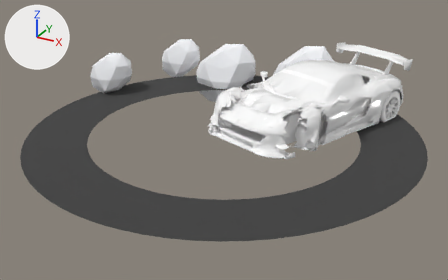
A saved change to the FBX model meshy_test_0/models/red_race_car/red_race_car.fbx.
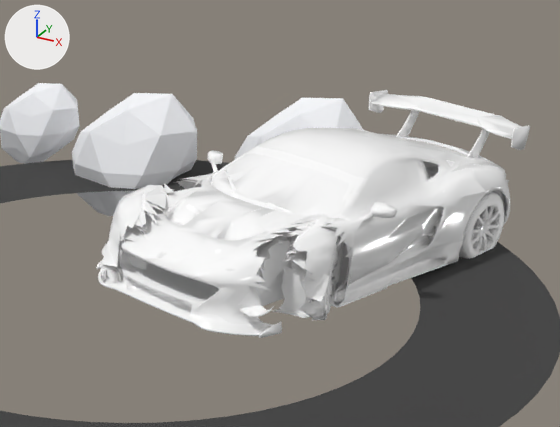
There are two pictures of each version: one whole from a 50 mm lens placed at (2.26, -4.11, 1.74), pointed at (-0.04, 0.07, -0.35), one close up on the part from 36% to 95% of the width and 0% to 72% of the height. The lights are fixed; the arrows at upper left show +X, +Y and +Z. The first two pictures are the older version. Where no turn or scale is listed for an object, it has been applied to the vertices. Vertices at exactly the same position are counted once.

The first close-up shows 'Car_Chassis', 'Donut_Skid_Marks', 'Smoke_RL_06', 'Smoke_RL_07', 'Smoke_RR_07', 'Wheel_FL', 'Wheel_FR', 'Wheel_RL'.
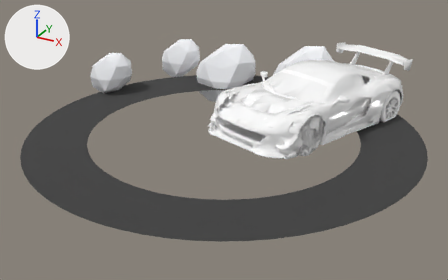
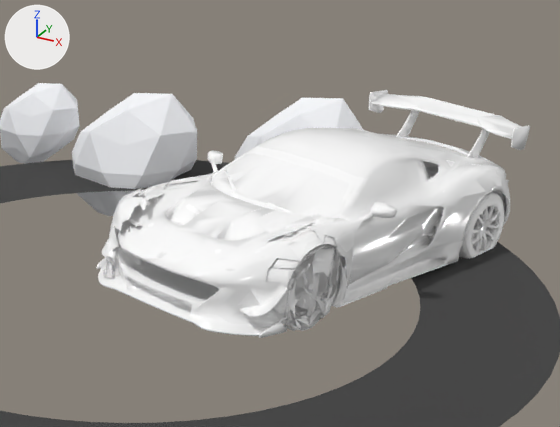
Pixel boxes (x1, y1, x2, y2) of what changed, in the close-ups (560 x 427 px):
'Wheel_FL', reshaped: before (274, 214, 344, 320); after (290, 214, 340, 315)
'Wheel_FR', reshaped: before (101, 183, 174, 284); after (102, 187, 166, 279)
part 1 of me_wheel_fr_mesh, deleted: before (101, 183, 174, 284)
part 2 of me_wheel_fl_mesh, deleted: before (274, 214, 342, 320)
part 3 of me_mesh_0, built on: after (253, 223, 348, 333)
part 4 of me_mesh_0, reshaped (mostly hidden): after (105, 179, 198, 260)

Diff of the bpy script that builds the scene:
```diff
--- a/meshy_test_0/models/red_race_car/red_race_car.fbx.py
+++ b/meshy_test_0/models/red_race_car/red_race_car.fbx.py
@@ me_wheel_fr_mesh @@
 # used by ob_wheel_fr; location = (0.051, -0.076, -0.032)
-me_wheel_fr_mesh.from_pydata(...)  # 1489 vertices, 2830 faces; spans x -0.094..0.175, y -0.237..0.225, z -0.186..0.173
+me_wheel_fr_mesh.from_pydata(...)  # 996 vertices, 1519 faces; spans x -0.088..0.138, y -0.219..0.201, z -0.186..0.173
+# me_wheel_fr_mesh part 1: 493 vertices removed from x -0.094..0.175, y -0.237..0.225, z -0.18..0.169
 me_wheel_fr_mesh.materials.append(mat_material_001)
@@ me_wheel_fl_mesh @@
 # used by ob_wheel_fl; location = (0.74, 0.069, -0.061)
-me_wheel_fl_mesh.from_pydata(...)  # 1484 vertices, 2821 faces; spans x -0.146..0.093, y -0.252..0.244, z -0.19..0.171
+me_wheel_fl_mesh.from_pydata(...)  # 932 vertices, 1379 faces; spans x -0.137..0.092, y -0.198..0.217, z -0.189..0.171
+# me_wheel_fl_mesh part 2: 547 vertices removed from x -0.146..0.093, y -0.252..0.244, z -0.19..0.167
+# other edits to the shape of me_wheel_fl_mesh do not show in these pictures
 me_wheel_fl_mesh.materials.append(mat_material_001)
@@ me_mesh_0 @@
 # used by ob_car_chassis; parent = ob_donut_root; location = (0.559, 0.549, 0.0); rotation_euler = (0.0244, 0.0559, 1.289), in degrees (1.4, 3.2, 74)
-me_mesh_0.from_pydata(...)  # 9272 vertices, 17956 faces; spans x -0.95..0.95, y -0.45..0.45, z -0.22..0.27
+me_mesh_0.from_pydata(...)  # 12964 vertices, 23970 faces; spans x -0.95..0.95, y -0.45..0.45, z -0.26..0.27
+# me_mesh_0 part 3: 2 vertices moved within x -0.75..-0.71, y -0.4..-0.3, z -0.2..0.04; 884 vertices added at x -0.77..-0.37, y -0.41..-0.26, z -0.26..0.1
+# me_mesh_0 part 4: 1 vertex moved within x -0.74, y 0.27, z 0.05; 804 vertices added at x -0.78..-0.37, y 0.26..0.42, z -0.26..0.1
+# other edits to the shape of me_mesh_0 do not show in these pictures
 me_mesh_0.materials.append(mat_material_001)
```
